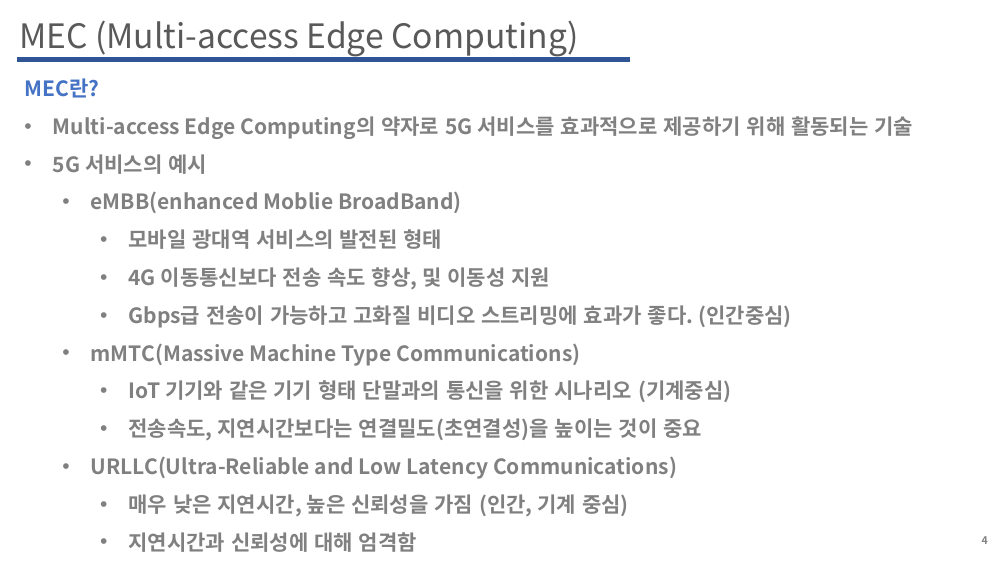
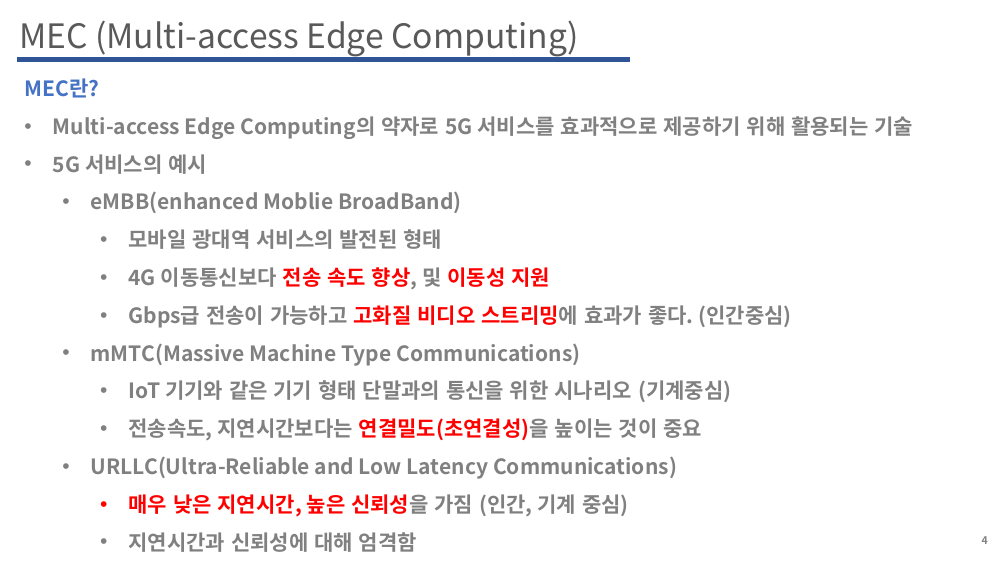
Before and after one commit to WoogiBoogi1129/ICN-NDN, a slide deck: slide 4 of Named-Data-Net/PPT/MEC에서-정보-중심-네트워크-컨텐츠-캐싱-최적화-방안.pptx. Drawn at 1008x567 pixels with LibreOffice and Linux fonts; fonts in the diff are those of the drawing. Boxes give left, top, right and bottom in pixels: in the first picture for what was removed or moved away, otherwise in the second. Text is boxed around its words. In the diff, an @@ line names an element or a change of style, - is before the commit and + after.

```diff
--- a/Named-Data-Net/PPT/MEC에서-정보-중심-네트워크-컨텐츠-캐싱-최적화-방안.pptx
+++ b/Named-Data-Net/PPT/MEC에서-정보-중심-네트워크-컨텐츠-캐싱-최적화-방안.pptx
@@ text at (53,116,914,139): text changed @@
-• Multi-access Edge Computing의 약자로 5G 서비스를 효과적으로 제공하기 위해 활동되는 기술
+• Multi-access Edge Computing의 약자로 5G 서비스를 효과적으로 제공하기 위해 활용되는 기술
@@ text at (128,267,791,516): text colour #808080 to #FF0000 in "전송 속도 향상, 이동성 지원", "고화질 비디오 스트리밍에", "연결밀도(초연결성)을", "매우 낮은 지연시간, 높은 신뢰성을" @@
```
Also in this commit, not shown: 2 other slides changed, 7 slides added, 1 other file.
